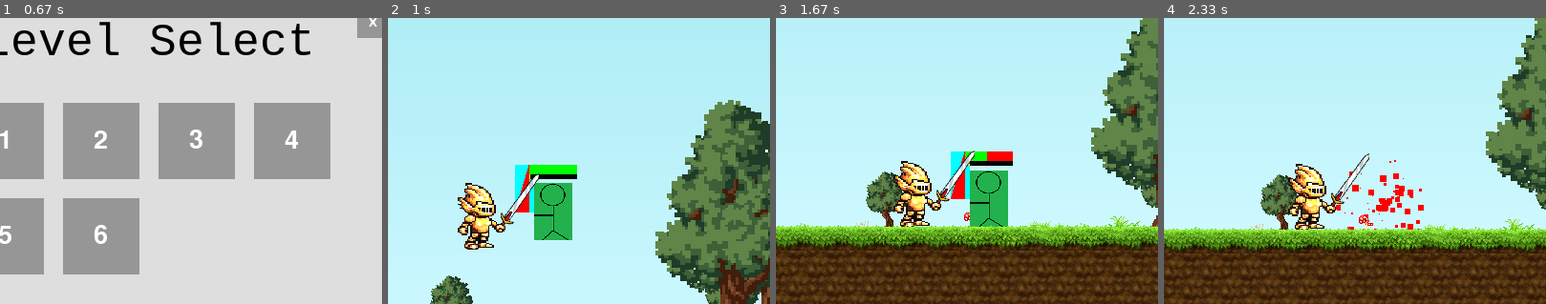
Above: before the commit, frames 1-4 (left to right).
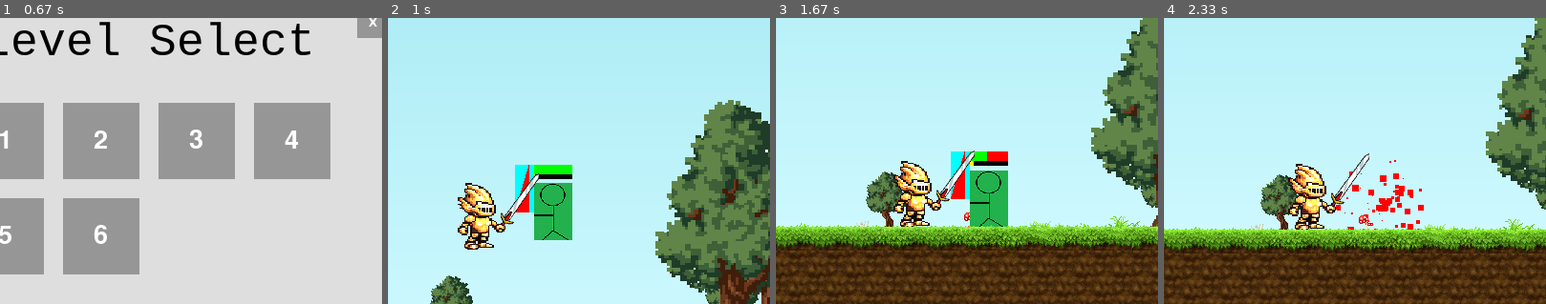
Above: after the commit, the same moments.

Repository: salfk23/2drpg_pygame
Game: pygame game, started from main.py
The game is run twice, just before and just after one commit, with the same random seed, the same clock (stepped at 60 frames per second) and the same inputs.
Inputs (mouse positions are % of the whole screen's width and height, from its top left):
- Up to frame 1 (0.67 s): click (50, 45) at 0.38 s
- Up to frame 2 (1 s): click (31, 40) at 0.72 s
- Up to frame 3 (1.67 s): press the mouse at (50, 58) at 1.03 s; move the mouse to (62, 61) at 1.13 s; release the mouse at (74, 65) at 1.27 s; press the mouse at (79, 19) at 1.37 s; move the mouse to (47, 33) at 1.47 s; release the mouse at (14, 47) at 1.6 s
- Up to frame 4 (2.33 s): press the mouse at (50, 58) at 1.7 s; move the mouse to (43, 44) at 1.8 s; release the mouse at (36, 29) at 1.93 s; press the mouse at (50, 45) at 2.03 s; move the mouse to (45, 56) at 2.13 s; release the mouse at (40, 66) at 2.27 s
The pictures show only the part of the screen within x 30-80%, y 18-68%; the shares and areas given below are measured in that part.

Frame 1 is identical in both runs. In frame 2, 0.1% of the frame differs, in the area x 37-50%, y 51-57%; in frame 3, 0.1%; in frame 4, nothing differs.

Commit message:
Added on attack, attack distance, and how status bar is shown on enemy

Diff:
--- a/game_engine/entities/character.py
+++ b/game_engine/entities/character.py
@@ -79,6 +79,9 @@
       super().__init__(image, position, size, speed, jump_power)
       self.on_weapon_change()
 
+  def on_attack(self):
+    pass
+
   @property
   def anchor(self):
       return pygame.Vector2(self.rect.midright) if self.direction else pygame.Vector2(self.rect.midleft)
@@ -118,10 +121,11 @@
       self.strike_interval = 500
       self.flip_interval = 245
       self.frame = 0
+      self.attack_distance = 200
 
-      self.health_bar = Statusbar((50, 10))
+      self.health_bar = Statusbar((size[0], 10))
       self.strike_bar = Statusbar(
-        (50, 5), max=self.strike_interval, current=self.frame,
+        (size[0], 5), max=self.strike_interval, current=self.frame,
         fill_color=Colors.YELLOW, background_color=Colors.BLACK
       )
       super().__init__(image, position, size, speed, jump_power, weapon)
@@ -175,7 +179,7 @@
       if self.frame % self.flip_interval == 0:
         self.direction = direction
       if self.weapon is not None:
-        if distance < 200 and self.weapon.attacking == False and self.frame > self.strike_interval:
+        if distance < self.attack_distance and self.weapon.attacking == False and self.frame > self.strike_interval:
           self.weapon.attacking = True
           self.frame = 0
       if self.frame <= self.strike_interval:
